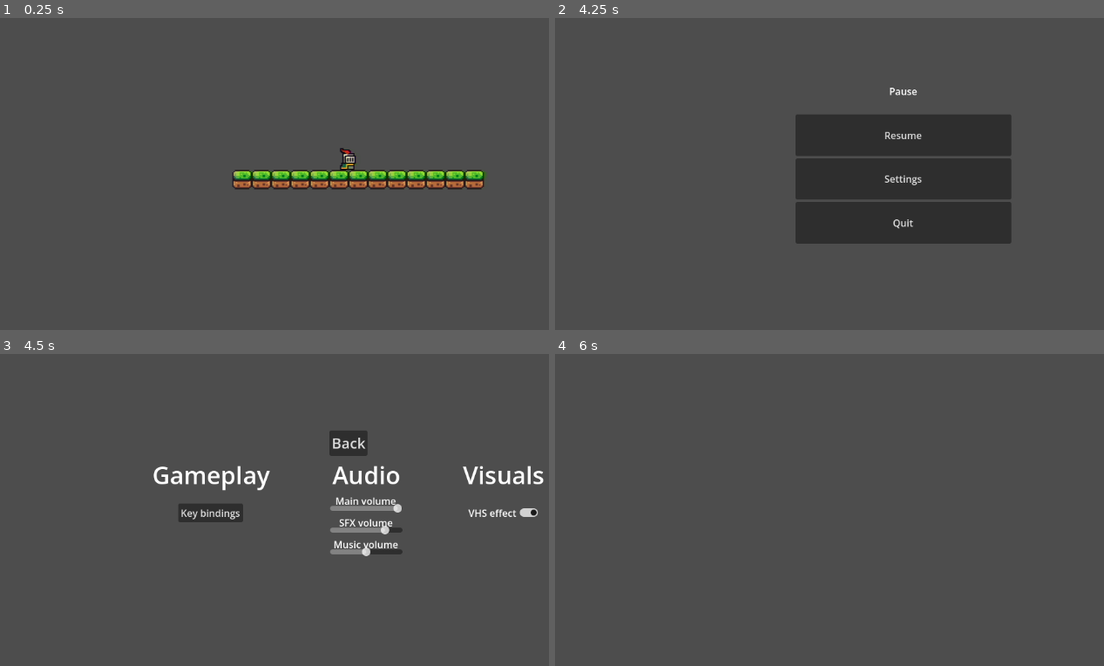
Above: before the commit, frames 1-4 (two rows, left to right).
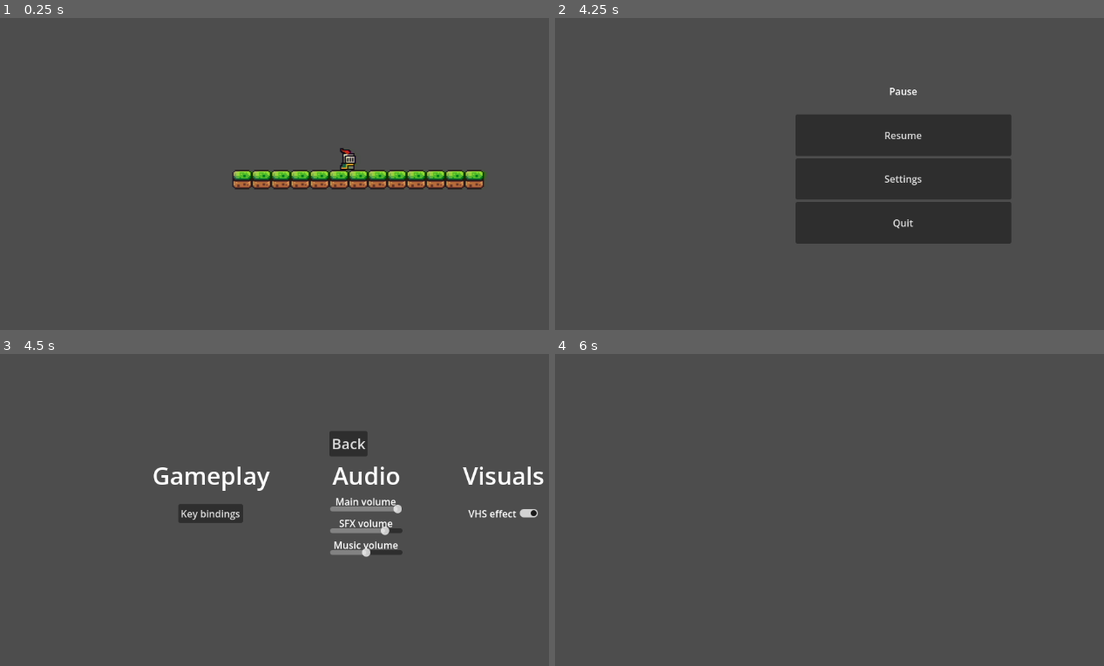
Above: after the commit, the same moments.

Repository: SpookyPlagueDoc777/Pokerface--Take-me-out-
Game: Godot game, scene res://Scenes/local_root.tscn
The game is run twice, just before and just after one commit, with the same random seed, the same clock (stepped at 60 frames per second) and the same inputs.
Inputs:
- Up to frame 1 (0.25 s): no input
- Up to frame 2 (4.25 s): tap Enter at 0.5 s; hold D (move_right) 0.53-2.03 s; tap Space (jump) at 0.77, 1.52, 3.02, 3.5, 3.77 s; hold A (move_left) 2.03-2.78 s; hold D (move_right) from 2.78 s (still down); tap Escape (ui_cancel) at 4.15 s
- Up to frame 3 (4.5 s): release D (move_right) at 4.25 s; click "Settings" at 4.25 s
- Up to frame 4 (6 s): click "Back" at 5 s; click "Resume" at 5.75 s

Frames 1-2 are identical in both runs. In frame 3, 1.4% of the frame differs, in the area x 27-100%, y 26-66%; in frame 4, nothing differs.

Commit message:
Unimportant changes
iduno

Diff:
--- a/Scenes/local_root.tscn
+++ b/Scenes/local_root.tscn
@@ -6,6 +6,7 @@
 [ext_resource type="Shader" uid="uid://cn562c415lwx4" path="res://Visuals/Shaders/local_root.gdshader" id="2_liwd1"]
 [ext_resource type="PackedScene" uid="uid://cvykpba3r6c5v" path="res://Scenes/menu.tscn" id="3_fkxgj"]
 [ext_resource type="AudioStream" uid="uid://qllsn4icmruv" path="res://Audio/click.wav" id="4_uxewi"]
+[ext_resource type="PackedScene" uid="uid://ou0rl3rmadcb" path="res://Scenes/settings_menu.tscn" id="5_507b6"]
 [ext_resource type="AudioStream" uid="uid://col5j4wll0wq6" path="res://Audio/Sea Waves - Sound Effect.mp3" id="5_liwd1"]
 
 [sub_resource type="ShaderMaterial" id="ShaderMaterial_507b6"]
@@ -22,7 +23,6 @@
 [node name="CanvasLayer" type="CanvasLayer" parent="." unique_id=508086227]
 
 [node name="VHS_shader_effect" type="ColorRect" parent="CanvasLayer" unique_id=1733829156]
-unique_name_in_owner = true
 material = SubResource("ShaderMaterial_507b6")
 anchors_preset = 15
 anchor_right = 1.0
@@ -31,12 +31,16 @@
 grow_vertical = 2
 
 [node name="Pause_menu" parent="CanvasLayer" unique_id=477685508 instance=ExtResource("1_7ryyd")]
+visible = false
 offset_left = 25.0
 offset_top = 23.0
 offset_right = -25.0
 offset_bottom = -25.0
 
 [node name="Menu" parent="CanvasLayer" unique_id=1559373921 instance=ExtResource("3_fkxgj")]
+visible = false
+
+[node name="SettingsMenu" parent="CanvasLayer" unique_id=198048632 instance=ExtResource("5_507b6")]
 visible = false
 
 [node name="Audio" type="Node" parent="CanvasLayer" unique_id=503782867]
--- a/Scenes/pause menu.tscn
+++ b/Scenes/pause menu.tscn
@@ -1,7 +1,6 @@
 [gd_scene format=3 uid="uid://btisly1528rn5"]
 
 [ext_resource type="Script" uid="uid://c4bqal6fgpjy7" path="res://Scripts/Menu/pause_menu.gd" id="1_o5hyi"]
-[ext_resource type="PackedScene" uid="uid://ou0rl3rmadcb" path="res://Scenes/settings_menu.tscn" id="2_r8a3h"]
 
 [node name="Root_pause" type="Control" unique_id=477685508]
 process_mode = 2
@@ -15,7 +14,6 @@
 script = ExtResource("1_o5hyi")
 
 [node name="Pause_menu" type="CenterContainer" parent="." unique_id=1919606579]
-unique_name_in_owner = true
 layout_mode = 1
 anchors_preset = 8
 anchor_left = 0.5
@@ -68,23 +66,6 @@
 size_flags_vertical = 3
 text = "Quit"
 
-[node name="SettingsMenu" parent="." unique_id=198048632 instance=ExtResource("2_r8a3h")]
-unique_name_in_owner = true
-layout_mode = 1
-anchors_preset = 8
-anchor_left = 0.5
-anchor_top = 0.5
-anchor_right = 0.5
-anchor_bottom = 0.5
-offset_left = -320.5
-offset_top = -68.5
-offset_right = 320.5
-offset_bottom = 68.5
-grow_horizontal = 2
-grow_vertical = 2
-
 [connection signal="pressed" from="Pause_menu/Panel/VBoxContainer/resume" to="." method="_on_resume_pressed"]
 [connection signal="pressed" from="Pause_menu/Panel/VBoxContainer/settings" to="." method="_on_settings_pressed"]
 [connection signal="pressed" from="Pause_menu/Panel/VBoxContainer/quit" to="." method="_on_quit_pressed"]
-
-[editable path="SettingsMenu"]
--- a/Scripts/Globals/global.gd
+++ b/Scripts/Globals/global.gd
@@ -1,8 +1,14 @@
 extends Node
+
+signal updatemenu(currentmenu)
 
 var fullscreen: bool = false
 var maximised: bool = false
 # Called when the node enters the scene tree for the first time.
+enum menus{NONE = 0,
+			MAIN = 1,
+			PAUSE = 2,
+			SETTINGS = 3}
 func _ready() -> void:
 	pass # Replace with function body.
 
--- a/Scripts/Menu/local_root_script.gd
+++ b/Scripts/Menu/local_root_script.gd
@@ -1,9 +1,12 @@
 extends Node
 
 @onready var pause_menu: Control = $CanvasLayer/Pause_menu
+@onready var menu: Control = $CanvasLayer/Menu
+@onready var settings_menu: VBoxContainer = $CanvasLayer/SettingsMenu
 @onready var main: Node2D = $Main
 
 func _ready() -> void:
+	Global.updatemenu.connect(_on_menu_changed)
 	pause_menu.visible = false
 
 func _process(delta: float) -> void:
@@ -16,3 +19,19 @@
 func toggle_pause():
 	get_tree().paused = !get_tree().paused
 	pause_menu.visible = get_tree().paused
+
+func _on_menu_changed(newmenu: int) -> void:
+	pause_menu.visible = false
+	menu.visible = false
+	settings_menu.visible = false
+	match newmenu:
+		Global.menus.NONE:
+			pass
+		Global.menus.MAIN:
+			menu.visible = true
+		Global.menus.PAUSE:
+			pause_menu.visible = true
+		Global.menus.SETTINGS:
+			settings_menu.visible = true
+		_:
+			pass
--- a/Scripts/Menu/pause_menu.gd
+++ b/Scripts/Menu/pause_menu.gd
@@ -1,12 +1,12 @@
 extends Control
 
-@onready var resume: Button = $CenterContainer/Panel/VBoxContainer/resume
-@onready var settings: Button = $CenterContainer/Panel/VBoxContainer/settings
-@onready var quit: Button = $CenterContainer/Panel/VBoxContainer/quit
+@onready var resume: Button = $Pause_menu/Panel/VBoxContainer/resume
+@onready var settings: Button = $Pause_menu/Panel/VBoxContainer/settings
+@onready var quit: Button = $Pause_menu/Panel/VBoxContainer/quit
 @onready var clicksound: AudioStreamPlayer = $"../Audio/Clicksound"
 
 func _ready() -> void:
-	%SettingsMenu.visible = false
+	pass
 
 func _on_resume_pressed() -> void:
 	get_tree().paused = false
@@ -14,8 +14,7 @@
 	clicksound.play()
 
 func _on_settings_pressed() -> void:
-	%Pause_menu.visible = false
-	%SettingsMenu.visible = true
+	Global.updatemenu.emit(Global.menus.SETTINGS)
 	clicksound.play()
 
 func _on_quit_pressed() -> void:
--- a/Scripts/Menu/settings_menu.gd
+++ b/Scripts/Menu/settings_menu.gd
@@ -1,13 +1,12 @@
 extends VBoxContainer
-@onready var origin_menu: CenterContainer = %Pause_menu
-@onready var clicksound: AudioStreamPlayer = $"../../Audio/Clicksound"
-@onready var vhs_shader_effect: ColorRect = $"../../VHS_shader_effect"
+@onready var clicksound: AudioStreamPlayer = $"../Audio/Clicksound"
+@onready var vhs_shader_effect: ColorRect = $"../VHS_shader_effect"
 @onready var vh_seffect: CheckButton = $GridContainer/Visuals2/VHSeffect
 
 
 func _on_back_pressed() -> void:
-	%SettingsMenu.visible = false
-	origin_menu.visible = true
+	$".".visible = false
+	Global.updatemenu.emit(Global.menus.PAUSE)
 	clicksound.play()
 
 func _on_hmainslider_value_changed(value: float) -> void:
